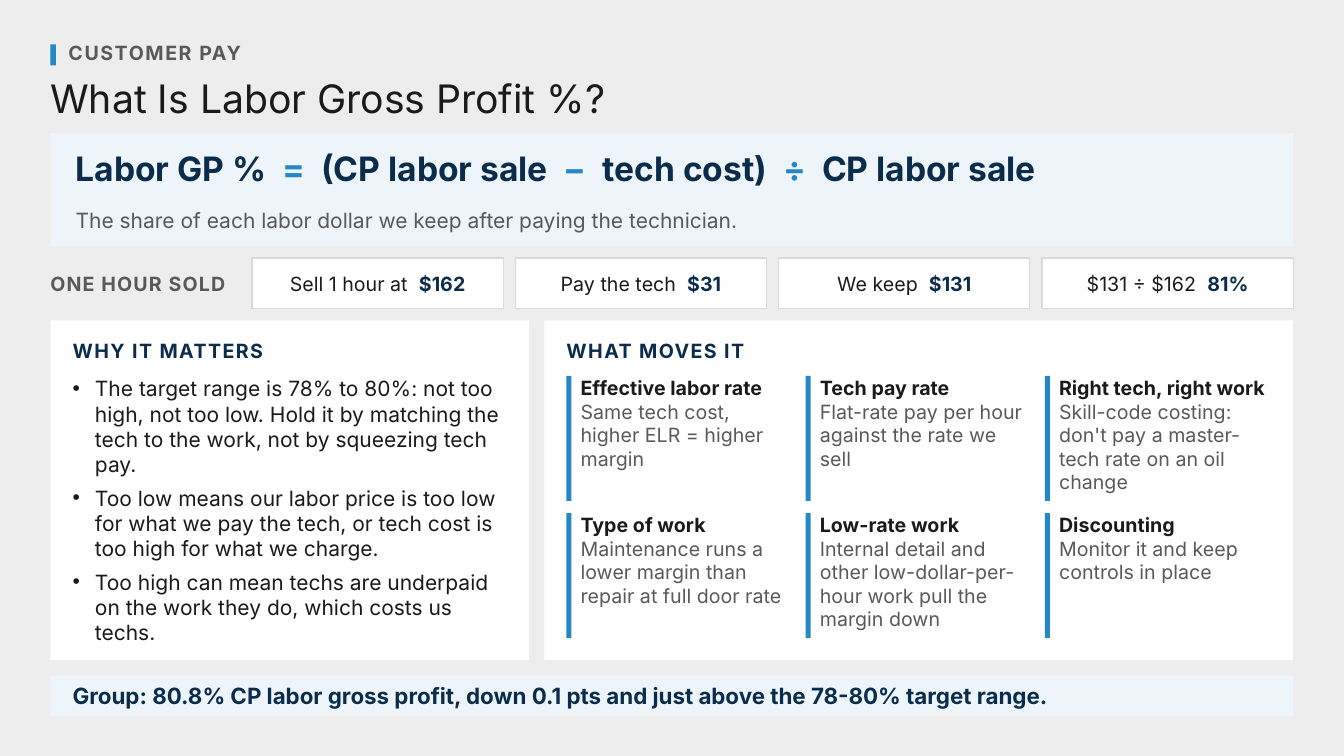
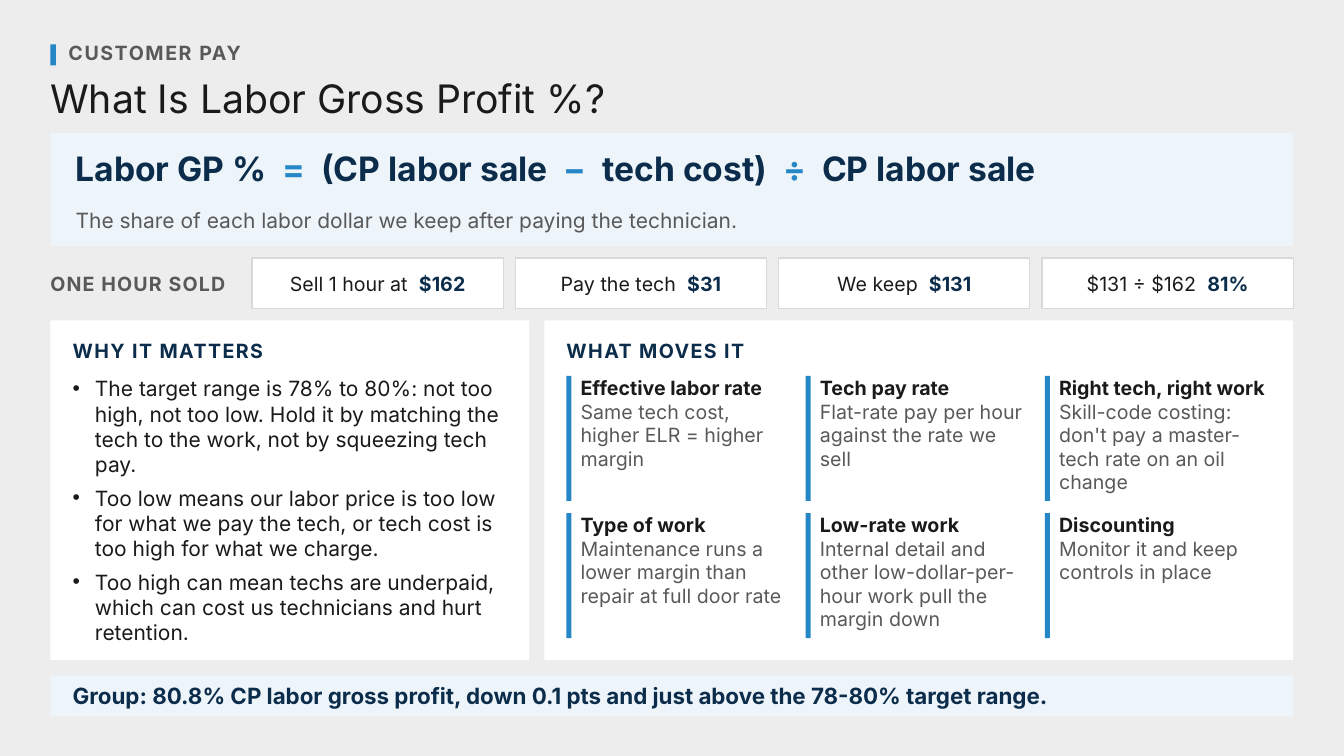
Before and after one commit to Ndresner/Noah, a slide deck: slide 6 of day2-deck/decks/Metric Explainers - Review.pptx. Drawn at 1344x756 pixels with LibreOffice and Linux fonts; fonts in the diff are those of the drawing. Boxes give left, top, right and bottom in pixels: in the first picture for what was removed or moved away, otherwise in the second. Text is boxed around its words. In the diff, an @@ line names an element or a change of style, - is before the commit and + after.

```diff
--- a/day2-deck/decks/Metric Explainers - Review.pptx
+++ b/day2-deck/decks/Metric Explainers - Review.pptx
@@ text at box(95, 574, 494, 641): text changed @@
-• Too high can mean techs are underpaid on the work they do, which costs us techs.
+• Too high can mean techs are underpaid, which can cost us technicians and hurt retention.
```
Also in this commit, not shown: 1 other slide changed, 4 other files.
